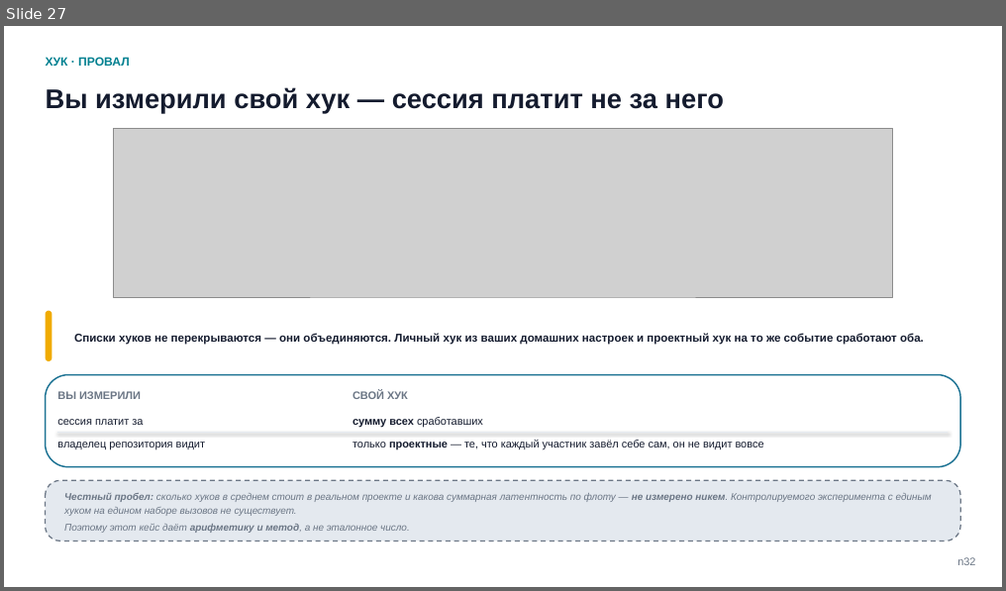
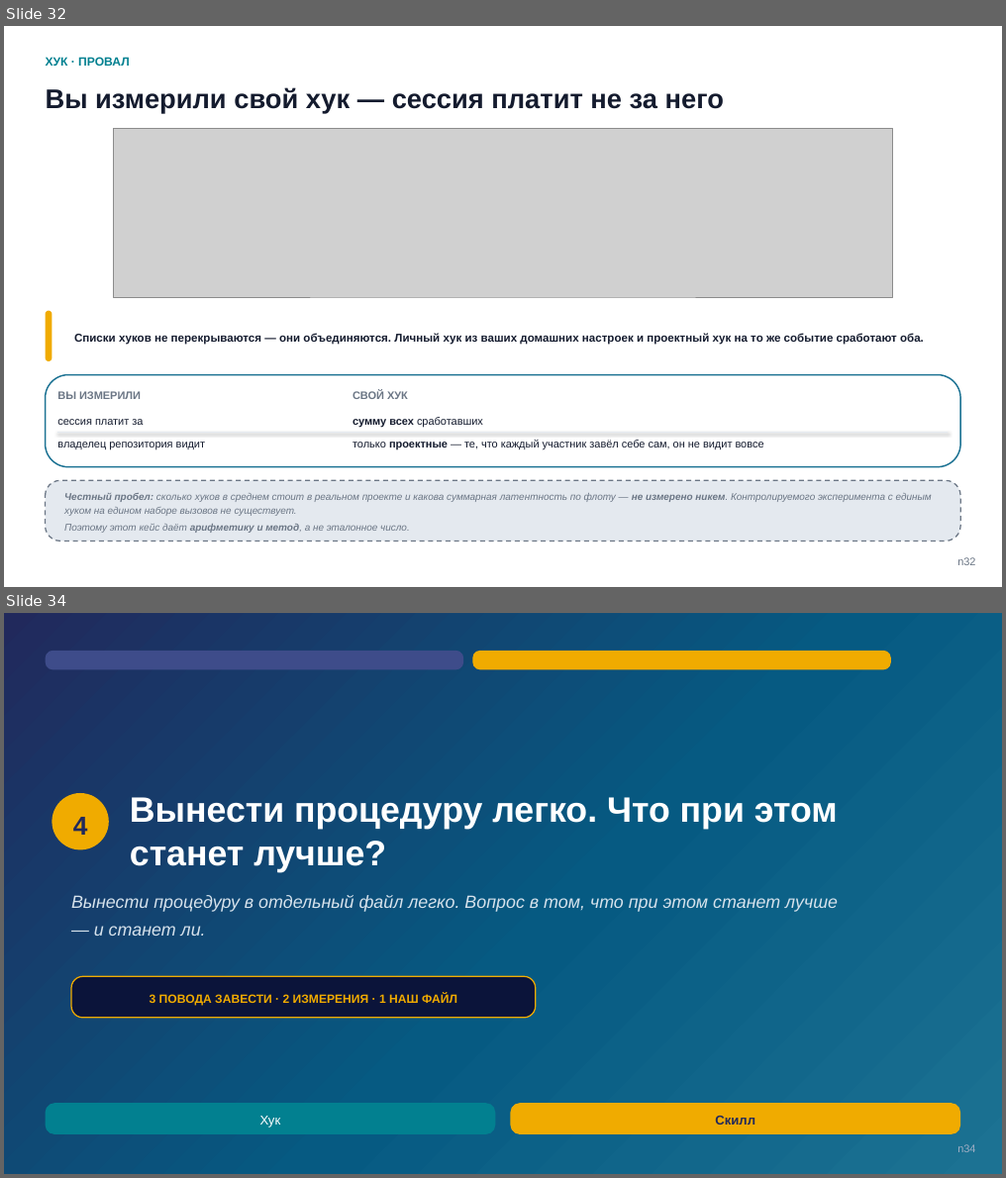
Before and after one commit to tellina-study/AI-usage-lessons, a slide deck: library/seminars/sem-05/rendered/sem-05-n.pptx. Shown one above the other, each under a label of ours: slide 27 before the commit, slides 32 and 34 after it; the slides between them are not shown. The pictures are 1006x591 and 1006x1178 pixels, drawn with LibreOffice and Linux fonts; fonts in the diff are those of the drawing; grey boxes stand for pictures. Boxes give left, top, right and bottom in pixels: in the first picture for what was removed or moved away, otherwise in the second. Text is boxed around its words. In the diff, an @@ line names an element or a change of style, - is before the commit and + after.

```diff
--- a/library/seminars/sem-05/rendered/sem-05-n.pptx
+++ b/library/seminars/sem-05/rendered/sem-05-n.pptx
@@ slide 34 added at [4,613,1002,1174], background #FFFFFF @@
@@ rectangle added at [4,613,1002,1174], fill gradient #21295C to #065A82 to #1C7293 @@
@@ rounded rectangle added at [46,651,463,669], fill #3E4C8A @@
@@ rounded rectangle added at [472,651,891,669], fill #F0AB00 @@
@@ ellipse added at [52,793,109,851], fill #F0AB00 @@
@@ text added at [73,817,88,835], 25 pt, text #21295C, bold @@
+4
@@ text added at [130,797,838,873], 34 pt, text #FFFFFF, bold @@
+Вынести процедуру легко. Что при этом станет лучше?
@@ text added at [71,895,838,936], 17 pt, text #D6E2EC, italic @@
+Вынести процедуру в отдельный файл легко. Вопрос в том, что при этом станет лучше — и станет ли.
@@ rounded rectangle added at [71,977,536,1018], fill #0B143A, outline #F0AB00 1.2 pt @@
@@ text added at [150,993,457,1005], 11.5 pt, text #F0AB00, bold @@
+3 ПОВОДА ЗАВЕСТИ · 2 ИЗМЕРЕНИЯ · 1 НАШ ФАЙЛ
@@ rounded rectangle added at [46,1103,495,1135], fill #028090 @@
@@ text added at [260,1116,281,1128], 12.5 pt, text #FFFFFF @@
+Хук
@@ rounded rectangle added at [510,1103,960,1135], fill #F0AB00 @@
@@ text added at [715,1116,755,1125], 12.5 pt, text #21295C, bold @@
+Скилл
@@ text added at [957,1145,975,1153], 10.5 pt, text #9FAEC4 @@
+n34
@@ what was slide 27 is now slide 32 @@
```
Also in this commit, not shown: 1 slide changed, 35 other slides added, 16 other files.
